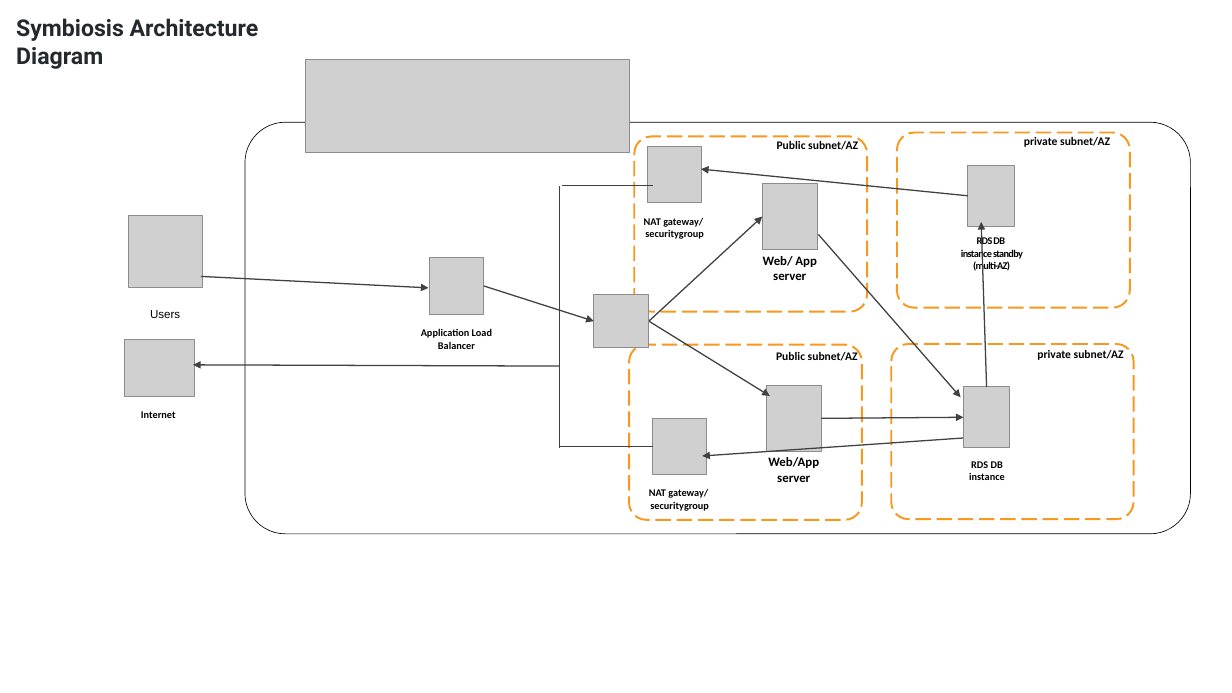
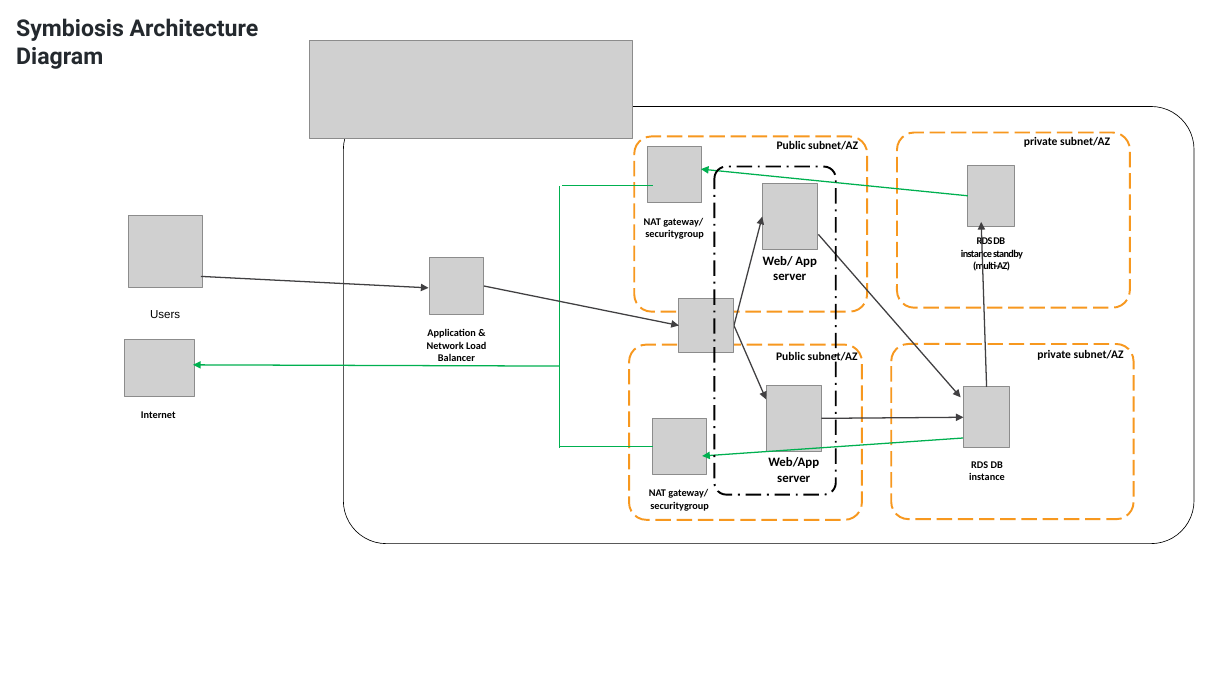
Before and after one commit to balasg70/tcstest, a slide deck: slide 1 of AWS_architect.pptx. Drawn at 1232x693 pixels with LibreOffice and Linux fonts; fonts in the diff are those of the drawing; grey boxes stand for pictures. Boxes give left, top, right and bottom in pixels: in the first picture for what was removed or moved away, otherwise in the second. Text is boxed around its words. In the diff, an @@ line names an element or a change of style, - is before the commit and + after.

```diff
--- a/AWS_architect.pptx
+++ b/AWS_architect.pptx
@@ picture: place and size @@
-picture at [306, 60, 629, 153]
+picture at [310, 41, 633, 140]
@@ rounded rectangle: place and size @@
-rounded rectangle at [245, 122, 1190, 534]
+rounded rectangle at [344, 106, 1195, 543]
@@ arrow (969, 196) - (701, 169): stroke #414042 1 pt to #00B050 1 pt @@
@@ rounded rectangle added at [714, 166, 836, 494], outline #000000 1.5 pt dashed @@
@@ line (560, 186) - (560, 448): stroke #414042 1 pt to #00B050 1 pt @@
@@ line (653, 186) - (562, 186): stroke #414042 1 pt to #00B050 1 pt @@
@@ arrow moved from (762, 216) - (649, 322) to (762, 216) - (734, 325) @@
@@ arrow moved from (594, 322) - (484, 287) to (679, 325) - (484, 287) @@
@@ picture: place and size @@
-picture at [594, 295, 650, 348]
+picture at [679, 299, 735, 352]
@@ text at [427, 328, 486, 361]: text changed @@
-Application Load Balancer
+Application & Network Load Balancer
@@ arrow moved from (770, 396) - (649, 322) to (766, 399) - (734, 325) @@
@@ arrow (560, 366) - (193, 365): stroke #414042 1 pt to #00B050 1 pt @@
@@ line (653, 446) - (560, 446): stroke #414042 1 pt to #00B050 1 pt @@
@@ arrow (963, 438) - (702, 457): stroke #414042 1 pt to #00B050 1 pt @@
```
